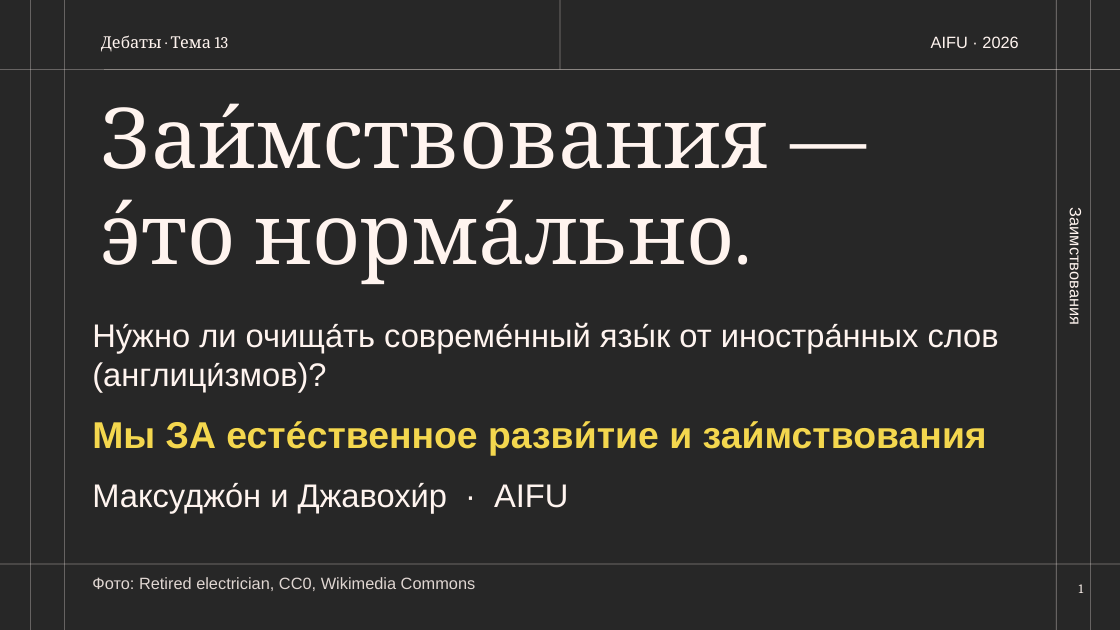
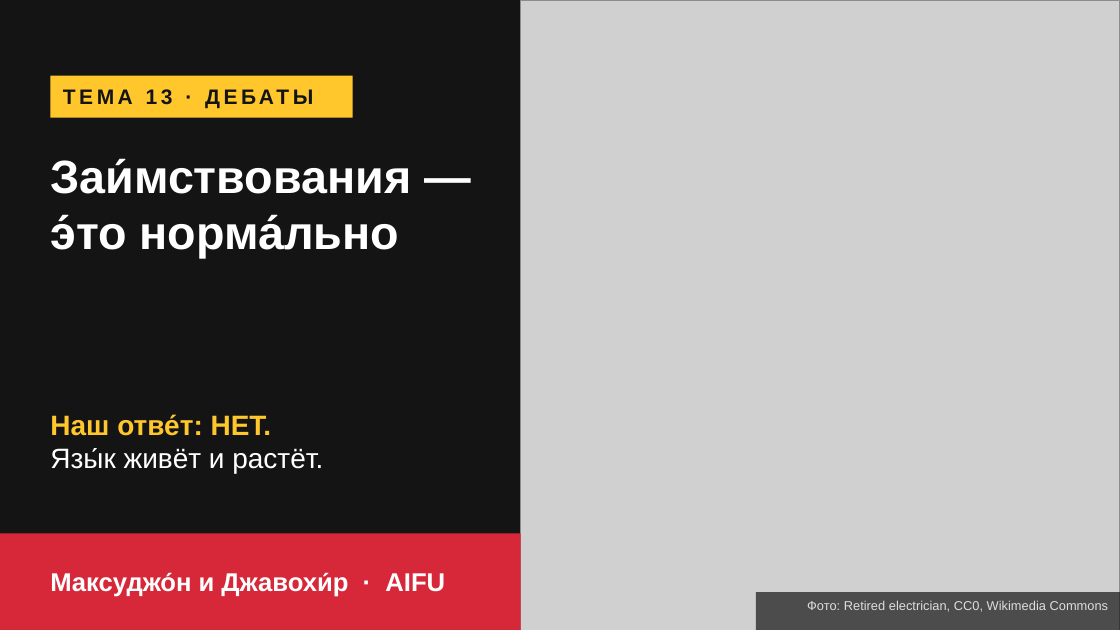
Before and after one commit to maqsudjon-cell/mp, a slide deck: slide 1 of show/files/zaimstvovaniya.pptx. Drawn at 1120x630 pixels with LibreOffice and Linux fonts; fonts in the diff are those of the drawing; grey boxes stand for pictures; background and template pictures are left out; a plain dark background stands for a picture behind light text. Boxes give left, top, right and bottom in pixels: in the first picture for what was removed or moved away, otherwise in the second. Text is boxed around its words. In the diff, an @@ line names an element or a change of style, - is before the commit and + after.

```diff
--- a/show/files/zaimstvovaniya.pptx
+++ b/show/files/zaimstvovaniya.pptx
@@ background picture (left out) to #141414 @@
@@ rectangle removed at [0,0,1120,630] @@
@@ line removed from (30, 0) to (30, 630) @@
@@ line removed from (65, 0) to (65, 630) @@
@@ picture added at [521,0,1120,630] @@
@@ line removed from (560, 0) to (560, 70) @@
@@ line removed from (1056, 0) to (1056, 630) @@
@@ line removed from (1091, 0) to (1091, 630) @@
@@ text at [101,35,228,52]: text changed; size 14 to 18 pt; font Cambria to Arial; text colour #FFF4EF to #141414; bold on @@
-Дебаты · Тема 13
+ТЕМА 13 · ДЕБАТЫ
@@ text removed at [931,36,1018,48] @@
-AIFU · 2026
@@ line removed from (0, 70) to (1120, 70) @@
@@ rectangle added at [50,76,353,118], fill #FFC72C @@
@@ text "ТЕМА 13 · ДЕБАТЫ" at [63,76,349,118]: vertical alignment top to middle @@
@@ text "Заи́мствования —": place and size @@
-text "Заи́мствования —" at [101,103,768,284]
+text "Заи́мствования —" at [50,158,411,258]
@@ text at [50,158,411,194]: size 72 to 40 pt, font Cambria to Arial, text colour #FFF4EF to #FFFFFF, bold on in "Заи́мствования —"; line spacing 0.95 to 1 @@
@@ text at [50,214,399,258]: text changed; size 72 to 40 pt; font Cambria to Arial; text colour #FFF4EF to #FFFFFF; bold on @@
-э́то норма́льно.
+э́то норма́льно
@@ text removed at [1066,219,1084,322] @@
-Заимствования
@@ text removed at [92,322,999,392] @@
-Ну́жно ли очища́ть совреме́нный язы́к от иностра́нных слов (англици́змов)?
@@ text added at [50,414,323,474], 24 pt, text #FFFFFF @@
+Наш отве́т: НЕТ.
+Язы́к живёт и растёт.
@@ text removed at [92,421,987,456] @@
-Мы ЗА есте́ственное разви́тие и заи́мствования
@@ rectangle added at [0,534,521,630], fill #D62839 @@
@@ text "Максуджо́н и Джавохи́р · AIFU": place and size @@
-text "Максуджо́н и Джавохи́р · AIFU" at [92,483,568,513]
+text "Максуджо́н и Джавохи́р · AIFU" at [50,572,445,597]
@@ text "Максуджо́н и Джавохи́р · AIFU" at [50,572,445,597]: size 28 to 22 pt, text colour #FFF4EF to #FFFFFF, bold on; vertical alignment top to middle @@
@@ line removed from (0, 564) to (1120, 564) @@
@@ rectangle added at [756,592,1120,630], fill #141414 at 70% opacity @@
@@ text "Фото: Retired electrician, CC0, Wikimedia ...": place and size @@
-text "Фото: Retired electrician, CC0, Wikimedia ..." at [92,577,476,591]
+text "Фото: Retired electrician, CC0, Wikimedia ..." at [807,600,1109,612]
@@ text "Фото: Retired electrician, CC0, Wikimedia ..." at [807,600,1109,612]: size 14 to 11 pt, text colour #FFF4EF at 85% opacity to #DDDDDD; alignment left to right @@
@@ page number removed at [1079,584,1084,593] @@
-1
```
Also in this commit, not shown: 2 other slides changed, 17 slides added, 9 slides removed, 21 other files.
